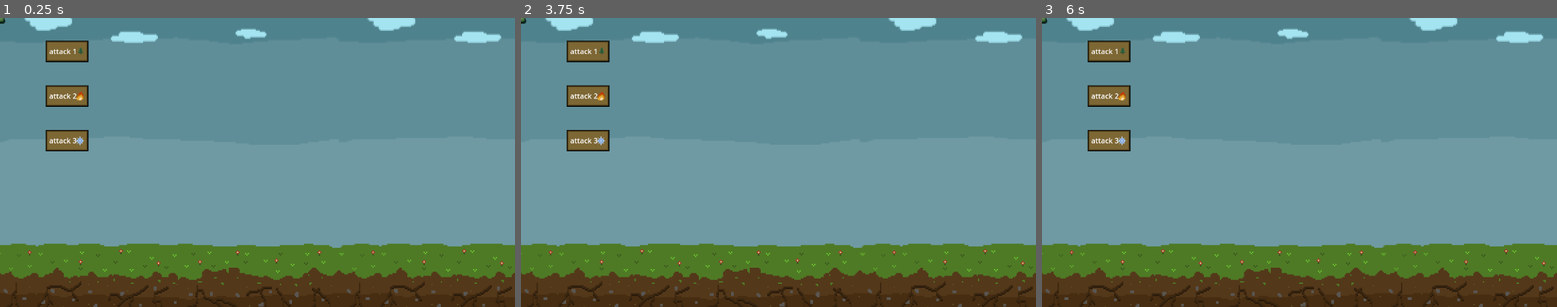
Above: before the commit, frames 1-3 (left to right).
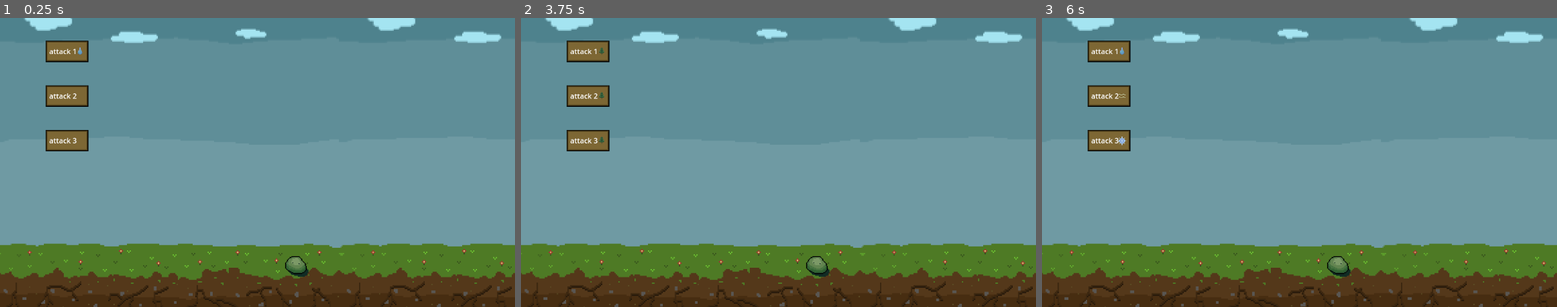
Above: after the commit, the same moments.

Repository: lostlp09/FakePokemongameforSchool
Game: Godot game, scene res://antons super sys.tscn
Same seed, same stepped clock (60 frames per second), same inputs: the game is played once before the commit and once after it. This scene is started directly instead of the project's main scene.
Inputs (mouse positions are in pixels of both pictures, inside the frame that each line leads up to):
- Up to frame 1 (0.25 s): no input
- Up to frame 2 (3.75 s): click "attack 1" at 0.5 s; click "attack 2" at 1.25 s; click "attack 3" at 2 s; tap Enter at 2.75 s; move the mouse to (891, 148) at 2.77 s; hold D (right) 2.78-3.53 s; hold S (bachward) 2.78-3.53 s; tap Space at 3.5 s; move the mouse to (675, 176) at 3.52 s; hold A (left) from 3.53 s (still down); tap 1 (first enemy) at 3.6 s
- Up to frame 3 (6 s): tap Enter at 4.25, 5.75 s; move the mouse to (1351, 98) at 4.27 s; release A (left) at 4.28 s; hold D (right) 4.28-5.03 s; tap E (interact) at 4.35 s; tap Space at 5 s; move the mouse to (1273, 220) at 5.02 s; hold W (forward) 5.03-5.78 s; click (1273, 220) at 5.1 s; move the mouse to (1454, 205) at 5.77 s; hold A (left) from 5.78 s (still down); tap 2 (second enemy) at 5.85 s

The runs differ from the first frame. In frame 1, 0.3% of the frame differs, in the area x 0-60%, y 0-90%; in frame 2, 0.3%; in frame 3, 0.3%.

Commit message:
bin dabei animated sprites einzurichten

Diff:
--- a/antons super sys.tscn
+++ b/antons super sys.tscn
@@ -66,28 +66,42 @@
 [node name="player container" type="Node2D" parent="Kampf"]
 
 [node name="player 1" type="AnimatedSprite2D" parent="Kampf/player container"]
+position = Vector2(150, 550)
+scale = Vector2(2, 2)
 
 [node name="player 2" type="AnimatedSprite2D" parent="Kampf/player container"]
+position = Vector2(300, 550)
+scale = Vector2(2, 2)
 
 [node name="player 3" type="AnimatedSprite2D" parent="Kampf/player container"]
+position = Vector2(450, 550)
+scale = Vector2(2, 2)
 
 [node name="enemy container" type="Node2D" parent="Kampf"]
 
 [node name="enemy 1" type="Area2D" parent="Kampf/enemy container"]
+position = Vector2(750, 550)
+scale = Vector2(2, 2)
 
 [node name="AnimatedSprite2D" type="AnimatedSprite2D" parent="Kampf/enemy container/enemy 1"]
 texture_filter = 1
+position = Vector2(-42, 2)
 sprite_frames = ExtResource("4_g6yn2")
+frame_progress = 0.318186
 
 [node name="CollisionShape2D" type="CollisionShape2D" parent="Kampf/enemy container/enemy 1"]
 
 [node name="enemy 2" type="Area2D" parent="Kampf/enemy container"]
+position = Vector2(900, 550)
+scale = Vector2(2, 2)
 
 [node name="AnimatedSprite2D" type="AnimatedSprite2D" parent="Kampf/enemy container/enemy 2"]
 
 [node name="CollisionShape2D" type="CollisionShape2D" parent="Kampf/enemy container/enemy 2"]
 
 [node name="enemy 3" type="Area2D" parent="Kampf/enemy container"]
+position = Vector2(1050, 550)
+scale = Vector2(2, 2)
 
 [node name="AnimatedSprite2D" type="AnimatedSprite2D" parent="Kampf/enemy container/enemy 3"]
 
@@ -97,8 +111,10 @@
 script = ExtResource("4_v0j1c")
 
 [node name="VBoxContainer" type="VBoxContainer" parent="Kampf/UI"]
-offset_right = 40.0
-offset_bottom = 40.0
+offset_left = -1.0
+offset_top = 16.0
+offset_right = 39.0
+offset_bottom = 56.0
 
 [node name="turn" type="Label" parent="Kampf/UI/VBoxContainer"]
 layout_mode = 2
--- a/blob.tres
+++ b/blob.tres
@@ -2,24 +2,24 @@
 
 [ext_resource type="Texture2D" uid="uid://dhcdnkwwpn86x" path="res://blob_char.png" id="1_k0fn2"]
 
+[sub_resource type="AtlasTexture" id="AtlasTexture_k0fn2"]
+atlas = ExtResource("1_k0fn2")
+region = Rect2(0, 1, 64, 31)
+
 [sub_resource type="AtlasTexture" id="AtlasTexture_pr5r8"]
 atlas = ExtResource("1_k0fn2")
-region = Rect2(0, 0, 64, 32)
-
-[sub_resource type="AtlasTexture" id="AtlasTexture_ajbta"]
-atlas = ExtResource("1_k0fn2")
-region = Rect2(64, 0, 64, 32)
+region = Rect2(64, 1, 64, 31)
 
 [resource]
 animations = [{
 "frames": [{
 "duration": 1.0,
-"texture": SubResource("AtlasTexture_pr5r8")
+"texture": SubResource("AtlasTexture_k0fn2")
 }, {
 "duration": 1.0,
-"texture": SubResource("AtlasTexture_ajbta")
+"texture": SubResource("AtlasTexture_pr5r8")
 }],
 "loop": true,
 "name": &"default",
-"speed": 5.0
+"speed": 3.0
 }]
--- a/project.godot
+++ b/project.godot
@@ -19,10 +19,6 @@
 
 Character="*res://character.gd"
 Savestats="*res://savestats.gd"
-
-[debug]
-
-settings/stdout/print_fps=true
 
 [global_group]
 
--- a/ui.gd
+++ b/ui.gd
@@ -8,15 +8,27 @@
 var elements
 var texts : Array
 var icons : Array
+var p1_textures : Array
+var p2_textures : Array
+var p1_sprites : Array
+var p2_sprites : Array
 func _ready():
 	icons = [$"attack 1/button1 icons", $"attack 2/button2 icons", $"attack 3/button3 icons"]
-	while not $"..".current_attacker:
+	while not Character.p1 and Character.p2:
 		await get_tree().process_frame
+	p1_textures = [Character.p1[0].texture, Character.p1[1].texture, Character.p1[2].texture]
+	p2_textures = [Character.p2[0].texture, Character.p2[1].texture, Character.p2[2].texture]
+	p1_sprites = [$"../player container/player 1".sprite_frames, $"../player container/player 2".sprite_frames, $"../player container/player 3".sprite_frames]
+	p2_sprites = [$"../enemy container/enemy 1/AnimatedSprite2D".sprite_frames, $"../enemy container/enemy 2/AnimatedSprite2D".sprite_frames, $"../enemy container/enemy 3/AnimatedSprite2D".sprite_frames]
 func _process(delta)->void:
 	text1.text = "attack 1"
 	text2.text = "attack 2"
 	text3.text = "attack 3"
-	if elements:
+	if p1_textures and p2_textures:
+		for x in range(0,3):
+			print(p1_sprites[x], p1_textures[x])
+			p1_sprites[x] = p1_textures[x]
+	if $"..".current_attacker:
 		current_attacker = $"..".current_attacker
 		elements = [current_attacker.n_attack1_element,
 	 	current_attacker.n_attack2_element,
